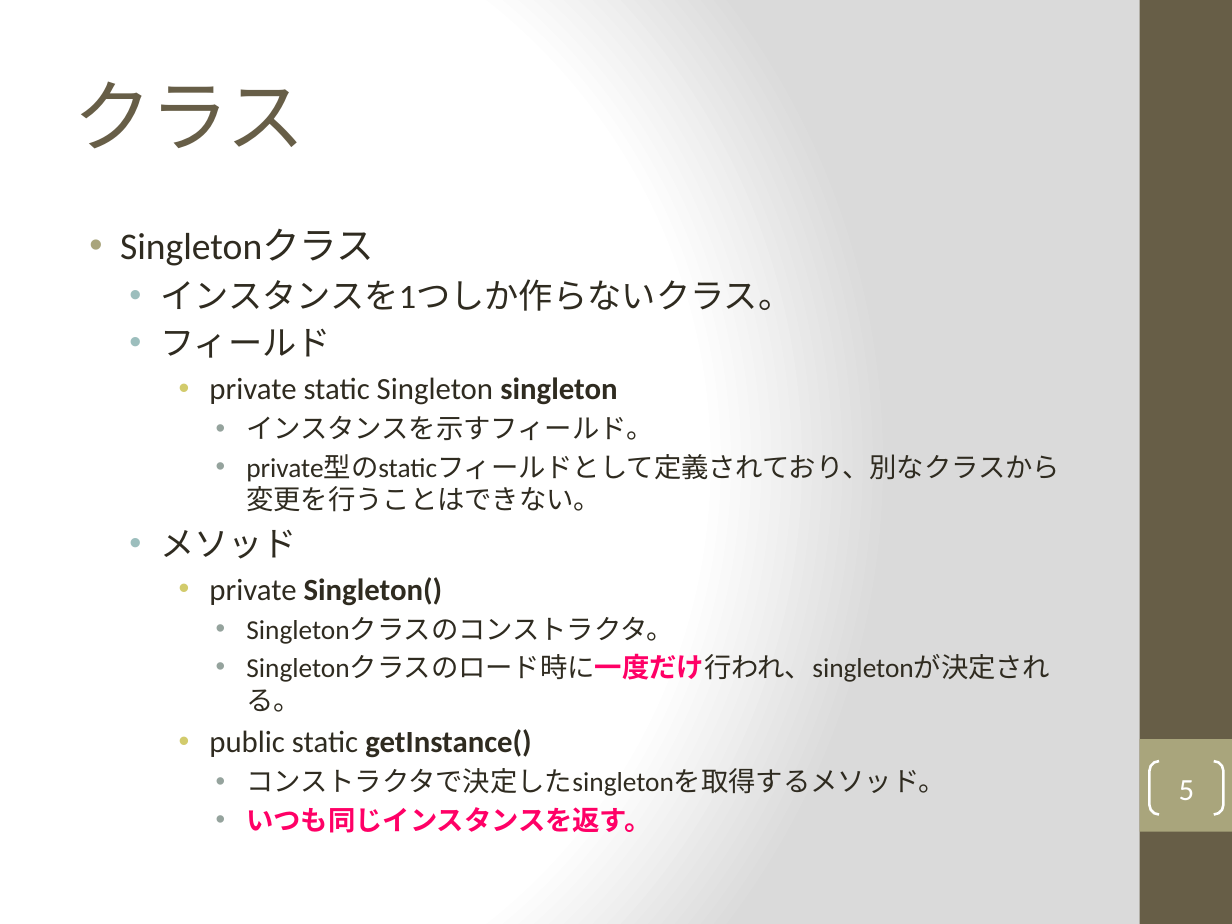
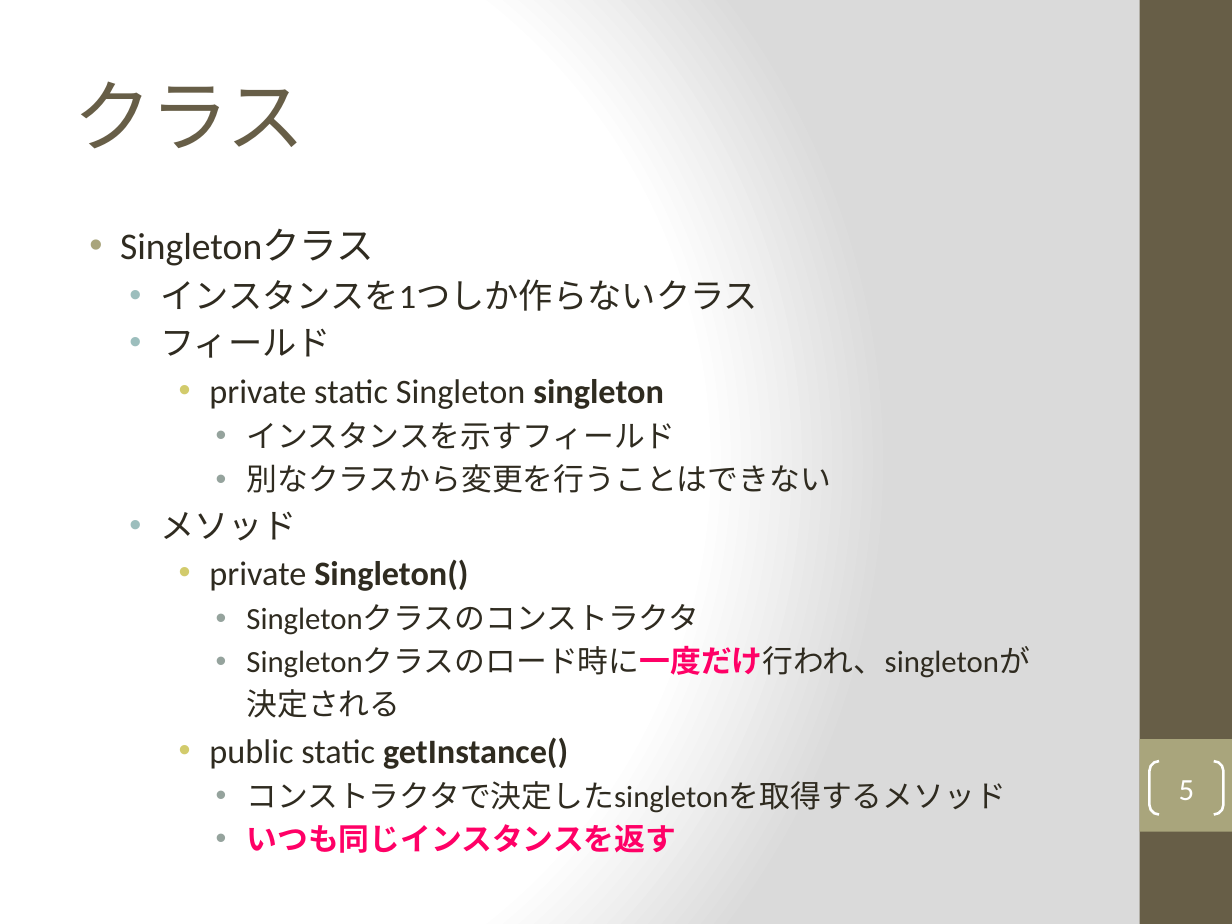
Before and after one commit to Shun40/Seminar-2, a slide deck: slide 5 of Seminar2_slide.pptx. Drawn at 1232x924 pixels with LibreOffice and Linux fonts; fonts in the diff are those of the drawing. Boxes give left, top, right and bottom in pixels: in the first picture for what was removed or moved away, otherwise in the second. Text is boxed around its words. In the diff, an @@ line names an element or a change of style, - is before the commit and + after.

Commit message:
Seminar2 slide about Singleton pattern.

```diff
--- a/Seminar2_slide.pptx
+++ b/Seminar2_slide.pptx
@@ text at (160, 279, 758, 311): text changed @@
-  • インスタンスを1つしか作らないクラス。
+  • インスタンスを1つしか作らないクラス
@@ text at (209, 379, 664, 769): size 18 to 20 pt in "private static Singleton singleton", "private Singleton()", "public static getInstance()" @@
@@ text at (246, 422, 831, 493): text changed; size 16 to 18 pt @@
-      • インスタンスを示すフィールド。
-      • private型のstaticフィールドとして定義されており、別なクラスから変更を行うことはできない。
+      • インスタンスを示すフィールド
+      • 別なクラスから変更を行うことはできない
@@ text at (246, 604, 1030, 718): text changed; size 16 to 18 pt @@
-      • Singletonクラスのコンストラクタ。
-      • Singletonクラスのロード時に一度だけ行われ、singletonが決定される。
+      • Singletonクラスのコンストラクタ
+      • Singletonクラスのロード時に一度だけ行われ、singletonが
+      決定される
@@ text at (246, 781, 1005, 853): text changed; size 16 to 18 pt @@
-      • コンストラクタで決定したsingletonを取得するメソッド。
-      • いつも同じインスタンスを返す。
+      • コンストラクタで決定したsingletonを取得するメソッド
+      • いつも同じインスタンスを返す
```
Also in this commit, not shown: 5 other slides changed.
